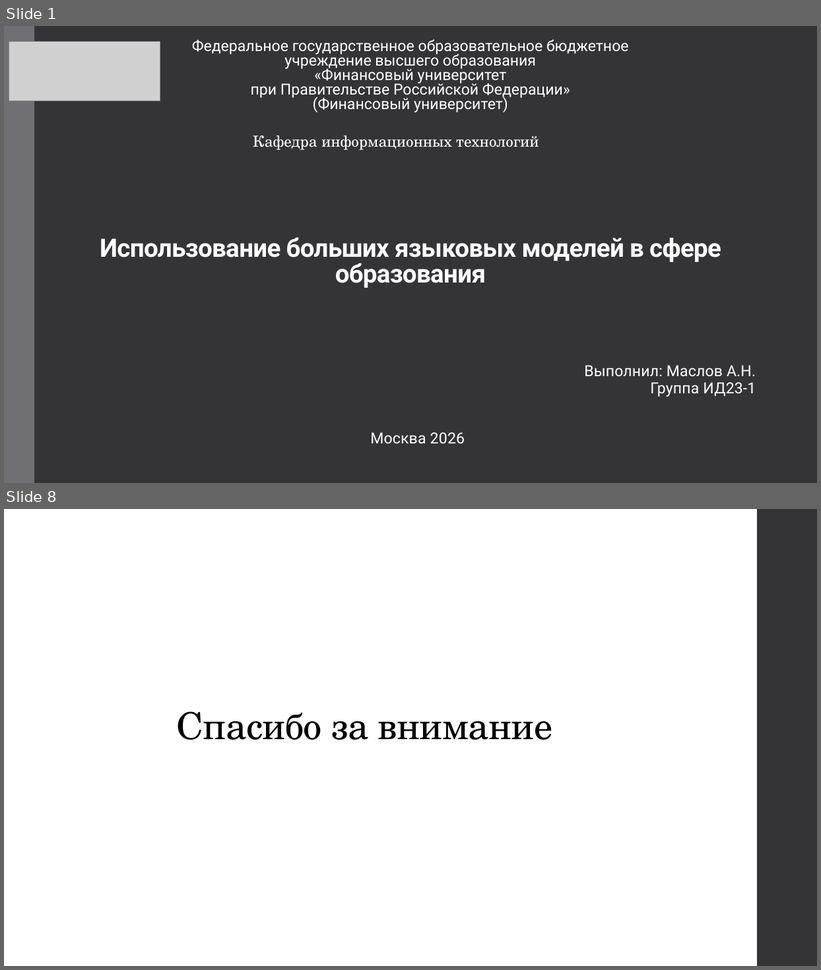
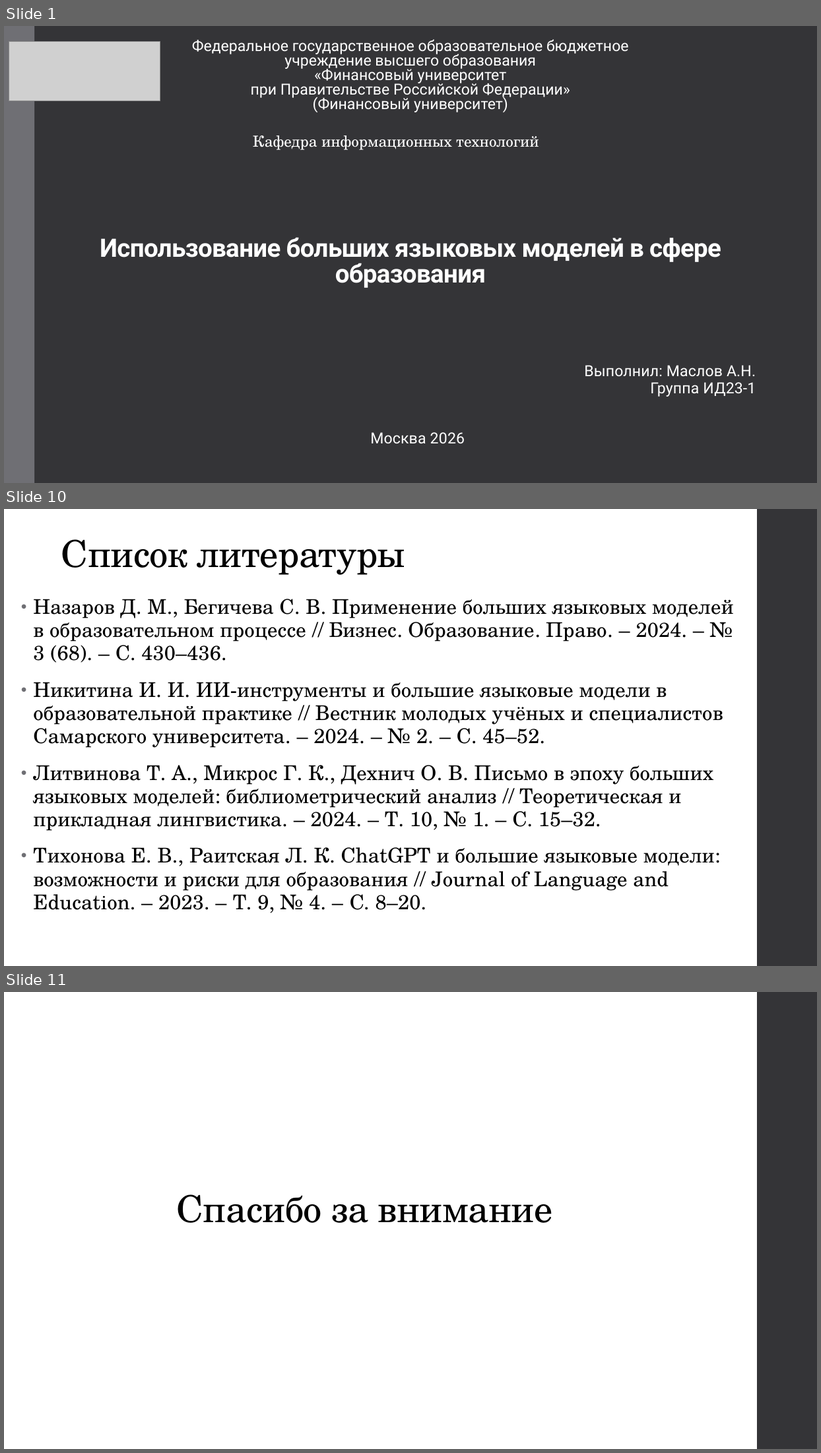
Before and after one commit to AknasMacefg/ITiABD, a slide deck: Курс 3/УНС/ИД23-1_Маслов_АН_УНС.pptx. Shown one above the other, each under a label of ours: slides 1 and 8 before the commit, slides 1, 10 and 11 after it; the slides between them are not shown. The pictures are 821x970 and 821x1453 pixels, drawn with LibreOffice and Linux fonts; fonts in the diff are those of the drawing; grey boxes stand for pictures. Boxes give left, top, right and bottom in pixels: in the first picture for what was removed or moved away, otherwise in the second. Text is boxed around its words. In the diff, an @@ line names an element or a change of style, - is before the commit and + after.

```diff
--- a/Курс 3/УНС/ИД23-1_Маслов_АН_УНС.pptx
+++ b/Курс 3/УНС/ИД23-1_Маслов_АН_УНС.pptx
@@ slide 10 added at box(4, 509, 817, 966), background #FFFFFF; not listed: 1 template element that a slide beside it also shows @@
@@ title added at box(61, 539, 405, 575), 44 pt, text #000000 @@
+Список литературы
@@ text added at box(33, 599, 733, 891), 24 pt, text #000000 @@
+• Назаров Д. М., Бегичева С. В. Применение больших языковых моделей в образовательном процессе // Бизнес. Образование. Право. – 2024. – № 3 (68). – С. 430–436.
+• Никитина И. И. ИИ-инструменты и большие языковые модели в образовательной практике // Вестник молодых учёных и специалистов Самарского университета. – 2024. – № 2. – С. 45–52.
+• Литвинова Т. А., Микрос Г. К., Дехнич О. В. Письмо в эпоху больших языковых моделей: библиометрический анализ // Теоретическая и прикладная лингвистика. – 2024. – Т. 10, № 1. – С. 15–32.
+• Тихонова Е. В., Раитская Л. К. ChatGPT и большие языковые модели: возможности и риски для образования // Journal of Language and Education. – 2023. – Т. 9, № 4. – С. 8–20.
@@ what was slide 8 is now slide 11 @@
```
Also in this commit, not shown: 5 slides changed, 3 other slides added, 1 slide removed.
